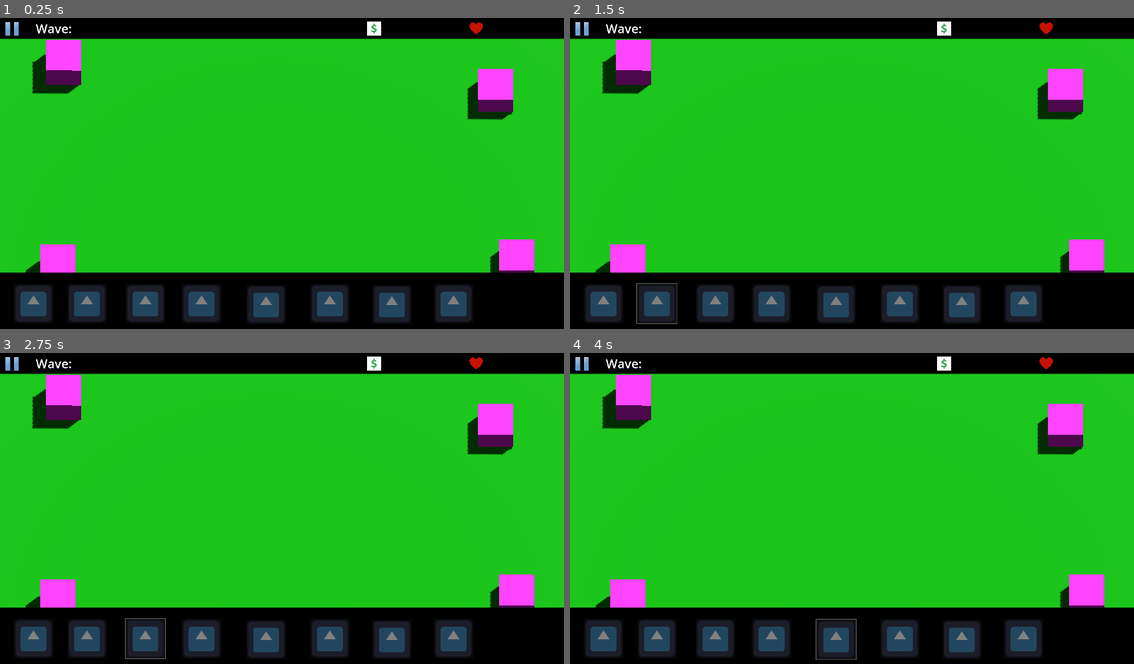
Above: before the commit, frames 1-4 (two rows, left to right).
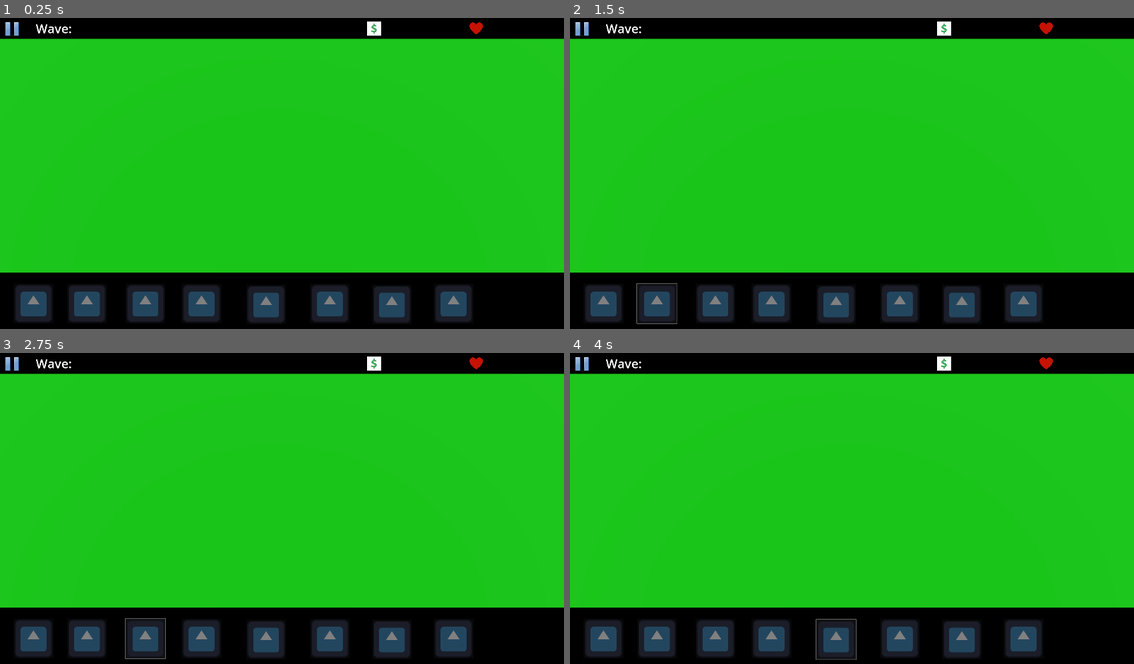
Above: after the commit, the same moments.

Repository: Vatvo/TrainJam
Game: Godot game, scene res://levels/main.tscn
Same seed, same stepped clock (60 frames per second), same inputs: the game is played once before the commit and once after it. The engine's default icon, where the game draws it, is replaced by a stand-in: a white triangle on a blue panel in a dark square.
Inputs (mouse positions are in pixels of both pictures, inside the frame that each line leads up to):
- Up to frame 1 (0.25 s): no input
- Up to frame 2 (1.5 s): click (603, 304) at 0.5 s; click (654, 304) at 1.25 s
- Up to frame 3 (2.75 s): click (146, 639) at 2 s
- Up to frame 4 (4 s): click (773, 639) at 2.75 s; click (835, 639) at 3.5 s

The runs differ from the first frame. In frame 1, 3.9% of the frame differs, in the area x 4-95%, y 7-82%; in frame 2, 3.9%; in frame 3, 3.9%; in frame 4, 3.9%.

Commit message:
Tower Placement

Diff:
--- a/levels/main.tscn
+++ b/levels/main.tscn
@@ -1,6 +1,6 @@
 [gd_scene load_steps=15 format=3 uid="uid://12koe6sah6r1"]
 
-[ext_resource type="Material" uid="uid://cltn8ydkppp4q" path="res://tempmat.tres" id="1_p36se"]
+[ext_resource type="Script" path="res://objects/main/game_manager.gd" id="1_mecck"]
 [ext_resource type="Script" path="res://objects/tower_placer/tower_placer.gd" id="2_l7tu0"]
 [ext_resource type="Script" path="res://objects/shop/shop.gd" id="2_u5dic"]
 [ext_resource type="Texture2D" uid="uid://c6yrufk1p3hsj" path="res://icon.svg" id="3_ogqp5"]
@@ -9,6 +9,7 @@
 [ext_resource type="Texture2D" uid="uid://vjdrmpaoa3ny" path="res://Images/Untitled.png" id="6_kcut4"]
 [ext_resource type="Texture2D" uid="uid://rl63h56uckpi" path="res://Images/pause.webp" id="7_drara"]
 [ext_resource type="Texture2D" uid="uid://1rfcwo8ib7bq" path="res://Images/heart.webp" id="8_w1i4s"]
+[ext_resource type="PackedScene" uid="uid://d0ewamj2o5p68" path="res://objects/tower/tower.tscn" id="10_s0ouj"]
 
 [sub_resource type="Environment" id="Environment_epp8i"]
 background_color = Color(0.699653, 0.699653, 0.699653, 1)
@@ -24,9 +25,10 @@
 [sub_resource type="BoxShape3D" id="BoxShape3D_omlow"]
 size = Vector3(20.9, 0.2, 10.6)
 
-[sub_resource type="BoxMesh" id="BoxMesh_c2e15"]
+[node name="Main" type="Node3D"]
 
-[node name="Main" type="Node3D"]
+[node name="GameManager" type="Node" parent="."]
+script = ExtResource("1_mecck")
 
 [node name="DirectionalLight3D" type="DirectionalLight3D" parent="."]
 transform = Transform3D(0.656651, -0.645554, 0.389961, -0.493752, 0.0228814, 0.869301, -0.570104, -0.763372, -0.303719, -0.0112739, 6.67442, 7.75954)
@@ -60,26 +62,6 @@
 transform = Transform3D(1, 0, 0, 0, 1, 0, 0, 0, 1, -0.25, -0.1, 0)
 shape = SubResource("BoxShape3D_omlow")
 
-[node name="MeshInstance3D2" type="MeshInstance3D" parent="."]
-transform = Transform3D(1, 0.000295759, -0.000553246, -0.000295608, 1, 0.000264221, 0.000553327, -0.000264053, 1, 6.65817, 0.111132, 3.24297)
-material_override = ExtResource("1_p36se")
-mesh = SubResource("BoxMesh_c2e15")
-
-[node name="MeshInstance3D2" type="MeshInstance3D" parent="MeshInstance3D2"]
-transform = Transform3D(1, 0, 0, 0, 1, 0, 0, 0, 1, -0.596133, 0.111132, -5.48648)
-material_override = ExtResource("1_p36se")
-mesh = SubResource("BoxMesh_c2e15")
-
-[node name="MeshInstance3D2" type="MeshInstance3D" parent="MeshInstance3D2/MeshInstance3D2"]
-transform = Transform3D(1, 0, 0, 0, 1, 0, 0, 0, 1, -12.2744, 0.111132, -0.88138)
-mesh = SubResource("BoxMesh_c2e15")
-surface_material_override/0 = ExtResource("1_p36se")
-
-[node name="MeshInstance3D2" type="MeshInstance3D" parent="MeshInstance3D2/MeshInstance3D2/MeshInstance3D2"]
-transform = Transform3D(1, 0, 0, 0, 1, 0, 0, 0, 1, -0.144743, 0.111132, 6.70583)
-material_override = ExtResource("1_p36se")
-mesh = SubResource("BoxMesh_c2e15")
-
 [node name="TowerPlacer" type="Node" parent="."]
 script = ExtResource("2_l7tu0")
 
@@ -96,6 +78,7 @@
 offset_bottom = 1042.0
 icon = ExtResource("3_ogqp5")
 script = ExtResource("4_qi30k")
+tower = ExtResource("10_s0ouj")
 price = 500
 
 [node name="Slot 2" type="Button" parent="CanvasLayer/Shop"]
@@ -106,6 +89,7 @@
 offset_bottom = 1042.0
 icon = ExtResource("3_ogqp5")
 script = ExtResource("4_qi30k")
+tower = ExtResource("10_s0ouj")
 price = 800
 
 [node name="Slot 3" type="Button" parent="CanvasLayer/Shop"]
@@ -116,6 +100,7 @@
 offset_bottom = 1042.0
 icon = ExtResource("3_ogqp5")
 script = ExtResource("4_qi30k")
+tower = ExtResource("10_s0ouj")
 price = 1100
 
 [node name="Slot 4" type="Button" parent="CanvasLayer/Shop"]
@@ -126,6 +111,7 @@
 offset_bottom = 1042.0
 icon = ExtResource("3_ogqp5")
 script = ExtResource("4_qi30k")
+tower = ExtResource("10_s0ouj")
 price = 1400
 
 [node name="Slot 5" type="Button" parent="CanvasLayer/Shop"]
@@ -136,6 +122,7 @@
 offset_bottom = 1045.0
 icon = ExtResource("3_ogqp5")
 script = ExtResource("4_qi30k")
+tower = ExtResource("10_s0ouj")
 price = 1700
 
 [node name="Slot 6" type="Button" parent="CanvasLayer/Shop"]
@@ -146,6 +133,7 @@
 offset_bottom = 1042.0
 icon = ExtResource("3_ogqp5")
 script = ExtResource("4_qi30k")
+tower = ExtResource("10_s0ouj")
 price = 2000
 
 [node name="Slot 7" type="Button" parent="CanvasLayer/Shop"]
@@ -156,6 +144,7 @@
 offset_bottom = 1045.0
 icon = ExtResource("3_ogqp5")
 script = ExtResource("4_qi30k")
+tower = ExtResource("10_s0ouj")
 price = 2300
 
 [node name="Slot 8" type="Button" parent="CanvasLayer/Shop"]
@@ -166,6 +155,7 @@
 offset_bottom = 1042.0
 icon = ExtResource("3_ogqp5")
 script = ExtResource("4_qi30k")
+tower = ExtResource("10_s0ouj")
 price = 2600
 
 [node name="RichTextLabel" type="RichTextLabel" parent="CanvasLayer"]
--- a/objects/card/card.gd
+++ b/objects/card/card.gd
@@ -1,16 +1,15 @@
 extends Button
 class_name Card
 
-@export var affordable_image: CompressedTexture2D
-@export var unafforable_image: CompressedTexture2D
+@export var tower: PackedScene
 @export var price: int
 
 @onready var shop: Shop = $".."
-#var tower: Tower
+
 
 func _ready():
 	shop.cards.append(self)
 	self.pressed.connect(self._button_pressed)
 
 func _button_pressed():
-	shop.purchase_item(name, price)
+	shop.purchase_item(name, price, tower)
--- /dev/null
+++ b/objects/game_states/interact_state.gd
@@ -0,0 +1,11 @@
+extends State
+
+
+# Called when the node enters the scene tree for the first time.
+func _ready():
+	pass # Replace with function body.
+
+
+# Called every frame. 'delta' is the elapsed time since the previous frame.
+func _process(delta):
+	pass
--- /dev/null
+++ b/objects/game_states/pause_state.gd
@@ -0,0 +1,11 @@
+extends State
+
+
+# Called when the node enters the scene tree for the first time.
+func _ready():
+	pass # Replace with function body.
+
+
+# Called every frame. 'delta' is the elapsed time since the previous frame.
+func _process(delta):
+	pass
--- /dev/null
+++ b/objects/game_states/place_state.gd
@@ -0,0 +1,11 @@
+extends State
+
+
+# Called when the node enters the scene tree for the first time.
+func _ready():
+	pass # Replace with function body.
+
+
+# Called every frame. 'delta' is the elapsed time since the previous frame.
+func _process(delta):
+	pass
--- a/objects/shop/shop.gd
+++ b/objects/shop/shop.gd
@@ -4,13 +4,13 @@
 @export var cards: Array[Card] = []
 @export var gold: int
 
-func _ready():
-	pass # Replace with function body.
+@onready var tower_placer: TowerPlacer = $"../../TowerPlacer"
 
-func purchase_item(item: String, price: int):
+func purchase_item(item: String, price: int, tower: PackedScene):
 	if gold > price:
 		print("purchased " + item)
 		gold -= price
+		tower_placer.begin_placement(tower)
 
 func modulate_card(card: Card):
 	if gold > card.price:
--- /dev/null
+++ b/objects/state/state.gd
@@ -0,0 +1,22 @@
+class_name State
+extends Node
+
+signal transitioned(new_state_name: StringName)
+
+func Enter() -> void:
+	pass
+
+func Exit() -> void:
+	pass
+
+func Update(delta: float) -> void:
+	pass
+
+func PhysicsUpdate(delta: float) -> void:
+	pass
+
+func PlayAnimation() -> void:
+	pass
+
+func PauseAnimation() -> void:
+	pass
--- /dev/null
+++ b/objects/state_machine/state_machine.gd
@@ -0,0 +1,31 @@
+class_name StateMachine
+extends Node
+
+@export var current_state: State
+var states: Dictionary = {}
+
+func _ready():
+	for child in get_children():
+		if child is State:
+			states[child.name] = child
+			child.transitioned.connect(on_child_transitioned)
+		else:
+			push_warning("State machine contains child which is not 'State'")
+
+	current_state.Enter()
+
+func _process(delta):
+	current_state.Update(delta)
+
+func _physics_process(delta):
+	current_state.PhysicsUpdate(delta)
+
+func on_child_transitioned(new_state_name: StringName) -> void:
+	var new_state = states.get(new_state_name)
+	if new_state != null:
+		if new_state != current_state:
+			current_state.Exit()
+			new_state.Enter()
+			current_state = new_state
+	else:
+		push_warning("Called transition on a state that does not exist")
--- /dev/null
+++ b/objects/tower/tower.gd
@@ -0,0 +1,12 @@
+extends Node
+class_name Tower
+
+
+# Called when the node enters the scene tree for the first time.
+func _ready():
+	pass # Replace with function body.
+
+
+# Called every frame. 'delta' is the elapsed time since the previous frame.
+func _process(delta):
+	pass
--- /dev/null
+++ b/objects/tower/tower.tscn
@@ -0,0 +1,9 @@
+[gd_scene load_steps=3 format=3 uid="uid://d0ewamj2o5p68"]
+
+[ext_resource type="Script" path="res://objects/tower/tower.gd" id="1_ut7dg"]
+
+[sub_resource type="BoxMesh" id="BoxMesh_rjtjw"]
+
+[node name="MeshInstance3D2" type="MeshInstance3D"]
+mesh = SubResource("BoxMesh_rjtjw")
+script = ExtResource("1_ut7dg")
--- a/objects/tower_placer/tower_placer.gd
+++ b/objects/tower_placer/tower_placer.gd
@@ -2,7 +2,9 @@
 class_name TowerPlacer
 
 @onready var camera: Camera3D = $"../Camera3D"
-@onready var cube = $"../MeshInstance3D2"
+
+@export var current_tower: Tower
+var isPlacing: bool = false
 
 # Called when the node enters the scene tree for the first time.
 func _ready():
@@ -11,16 +13,35 @@
 
 # Called every frame. 'delta' is the elapsed time since the previous frame.
 func _process(delta):
-	var mouse_pos: Vector2i = get_viewport().get_mouse_position()
-	var ray_length: int = 8000
-	var from = camera.project_ray_origin(mouse_pos)
-	var to = from + camera.project_ray_normal(mouse_pos) * ray_length
+	if isPlacing:
+		var mouse_pos: Vector2i = get_viewport().get_mouse_position()
+		var ray_length: int = 8000
+		var from = camera.project_ray_origin(mouse_pos)
+		var to = from + camera.project_ray_normal(mouse_pos) * ray_length
 
-	var space = get_viewport().get_world_3d().direct_space_state
-	var ray_query = PhysicsRayQueryParameters3D.new()
-	ray_query.from = from
-	ray_query.to = to
-	ray_query.collide_with_areas = true
-	var raycast_result = space.intersect_ray(ray_query)
+		var space = get_viewport().get_world_3d().direct_space_state
+		var ray_query = PhysicsRayQueryParameters3D.new()
+		ray_query.from = from
+		ray_query.to = to
+		ray_query.collide_with_areas = true
+		var raycast_result = space.intersect_ray(ray_query)
 
-	print(raycast_result)
+		if !raycast_result.is_empty():
+			current_tower.position = raycast_result["position"]
+
+func _input(event):
+	if event is InputEventMouseButton:
+		isPlacing = false
+		current_tower = null
+
+func begin_placement(tower: PackedScene):
+	current_tower = tower.instantiate()
+	add_child(current_tower)
+	isPlacing = true
+
+func place_tower():
+	isPlacing = false
+
+func abort_placement():
+	current_tower.queue_free()
+	isPlacing = false
